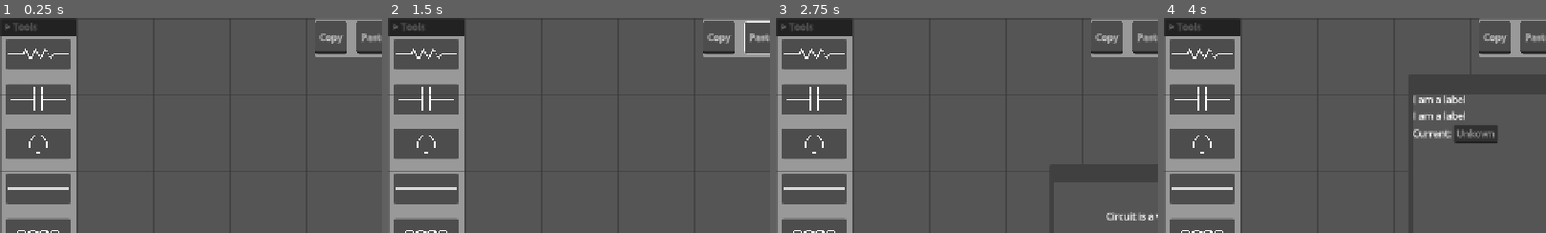
Above: before the commit, frames 1-4 (left to right).
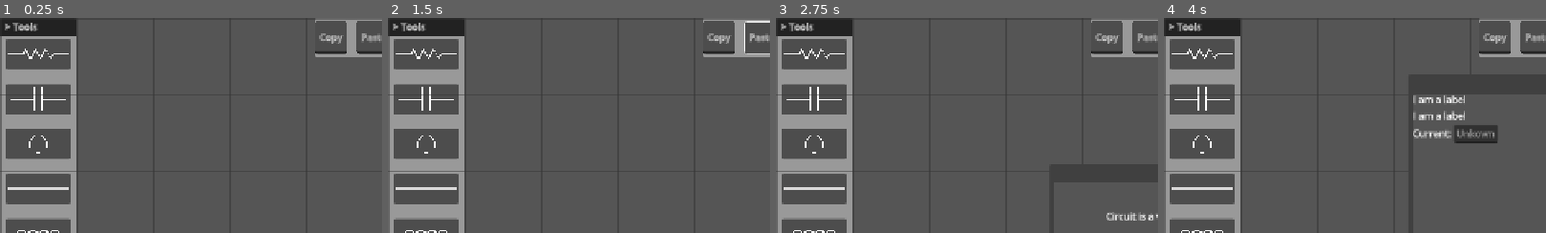
Above: after the commit, the same moments.

Repository: j-stapera/Yet-Another-Circuit-Designer
Game: Godot game, scene res://gui_components/gui_main.tscn
Two runs of this game, one before a commit and one after it. Both use one fixed random seed, a clock stepped at 60 frames per second and the inputs below.
Inputs:
- Up to frame 1 (0.25 s): no input
- Up to frame 2 (1.5 s): click "Copy" at 0.5 s; click "Paste" at 1.25 s
- Up to frame 3 (2.75 s): click "Check Circuit" at 2 s
- Up to frame 4 (4 s): click "OK" at 2.75 s; click "Simplify Circuit" at 3.5 s
The pictures show only the part of the screen within x 0-50%, y 0-50%; the shares and areas given below are measured in that part.

The runs differ from the first frame. In frame 1, 0.2% of the frame differs, in the area x 1-10%, y 2-7%; in frame 2, 0.2%; in frame 3, 0.2%; in frame 4, 0.2%.
Error in both runs: Invalid call. Nonexistent function 'change_label' in base 'Control'. (res://gui_components/copy_paste_panel.gd:15)

Commit message:
Thicker wires

Diff:
--- a/Components/outline_glow.gdshader
+++ b/Components/outline_glow.gdshader
@@ -1,3 +1,4 @@
+//https://godotshaders.com/shader/edge-gradient-border-shader/
 shader_type canvas_item;
 
 uniform vec4 line_colour : source_color = vec4(0.26785484, 0.8365346, 0.8269338, 1); // default = white
--- a/Components/wire.gd
+++ b/Components/wire.gd
@@ -16,4 +16,4 @@
 
 func finalize_wire():
 	default_color = Color.WHITE
-	width = 3
+	width = 4
--- a/gui_components/gui_main.tscn
+++ b/gui_components/gui_main.tscn
@@ -65,6 +65,7 @@
 theme = SubResource("Theme_34iq7")
 
 [node name="Label" type="Label" parent="CanvasLayer"]
+z_index = 1
 offset_top = 4.0
 offset_right = 127.0
 offset_bottom = 31.0
